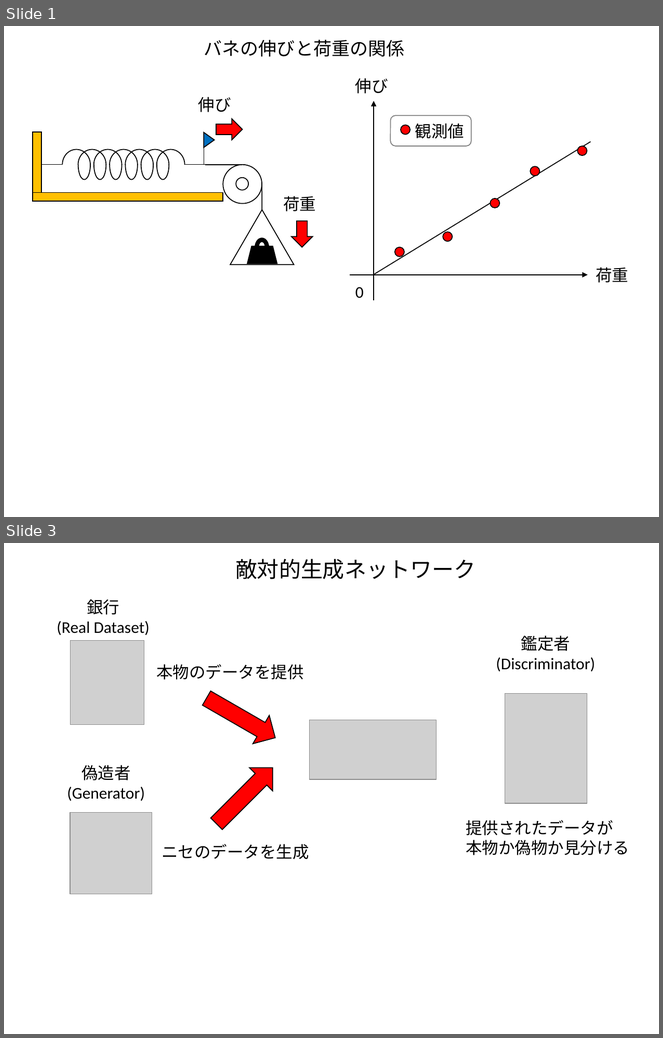
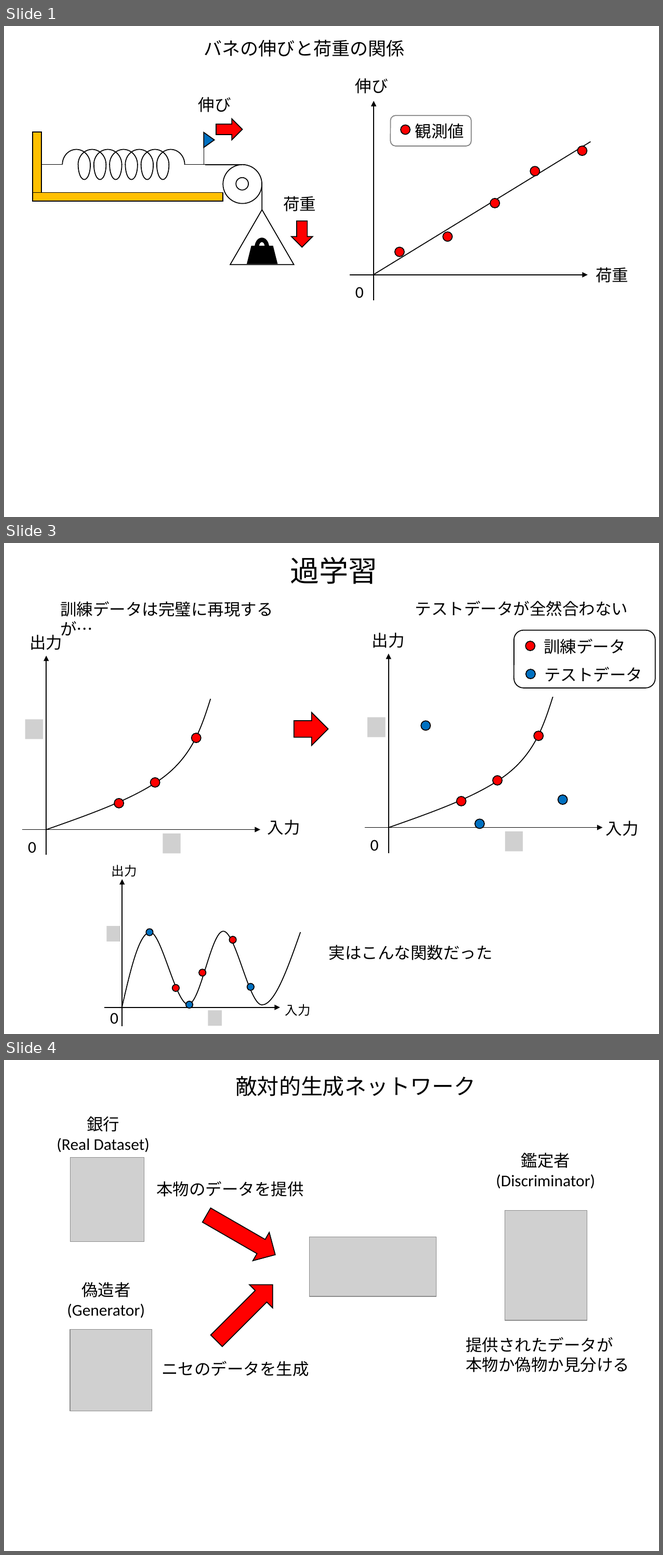
Before and after one commit to kaityo256/python_zero, a slide deck: gan/fig/fig.pptx. Shown one above the other, each under a label of ours: slides 1 and 3 before the commit, slides 1, 3 and 4 after it; the slides between them are not shown. The pictures are 663x1038 and 663x1555 pixels, drawn with LibreOffice and Linux fonts; fonts in the diff are those of the drawing; grey boxes stand for pictures. Boxes give left, top, right and bottom in pixels: in the first picture for what was removed or moved away, otherwise in the second. Text is boxed around its words. In the diff, an @@ line names an element or a change of style, - is before the commit and + after.

```diff
--- a/gan/fig/fig.pptx
+++ b/gan/fig/fig.pptx
@@ slide 3 added at [4, 543, 659, 1034], background #FFFFFF @@
@@ text added at [291, 557, 378, 584], 32 pt, text #000000 @@
+過学習
@@ text added at [60, 601, 273, 617], 18 pt, text #000000 @@
+訓練データは完璧に再現するが…
@@ text added at [415, 601, 629, 616], 18 pt, text #000000 @@
+テストデータが全然合わない
@@ group added at [514, 630, 655, 688]: 2 ellipses, 2 texts, 1 rounded rectangle @@
+訓練データ
+テストデータ
@@ right arrow added at [294, 713, 328, 745], fill #FF0000, outline #000000 1 pt @@
@@ group added at [22, 634, 300, 856]: 3 texts, 3 ellipses, 2 arrows, 2 pictures, 1 freeform shape @@
+0
+出力
+入力
@@ group added at [364, 632, 639, 853]: 6 ellipses, 3 texts, 2 arrows, 2 pictures, 1 freeform shape @@
+0
+出力
+入力
@@ text added at [329, 945, 493, 961], 18 pt, text #000000 @@
+実はこんな関数だった
@@ group added at [104, 865, 311, 1027]: 6 ellipses, 3 texts, 2 arrows, 2 pictures, 1 freeform shape @@
+0
+出力
+入力
@@ what was slide 3 is now slide 4 @@
```
Also in this commit, not shown: 1 other slide added, 1 slide removed.
